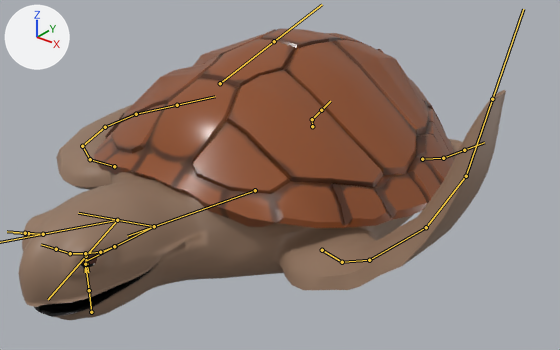
One commit to the FBX model Assets/Turtle/Turtle_animation.fbx: the scene before it, then after it.
The view is the same before and after, from a 50 mm lens placed at (9.99, -11.61, 7.8), pointed at (0.69, 0.02, 0.59). Every picture has the same lights, and +X, +Y and +Z are marked at upper left. Both versions are drawn at frame 80 of the action 'Armature|02_Turtle_Invitation'; the numbers are the values there. The bones that bend it are drawn over the model as lines.

In view in the first picture: 'Tortios'.
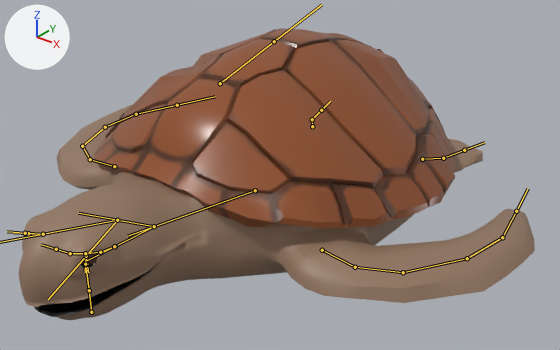
What differs and where, as boxes (x1, y1, x2, y2) in the pictures (560 x 350 px):
'Tortios', posed
    before: (18, 28, 506, 320)
    after: (18, 28, 535, 320)
bone 'L_arm_1', root to tip
    before: (322, 250) to (342, 262)
    after: (322, 250) to (355, 267)
bone 'L_arm_2', root to tip
    before: (342, 262) to (369, 260)
    after: (355, 267) to (403, 272)
bone 'L_arm_3', root to tip
    before: (369, 260) to (426, 227)
    after: (403, 272) to (467, 258)
bone 'L_arm_4', root to tip
    before: (426, 227) to (466, 176)
    after: (467, 258) to (502, 237)
bone 'L_arm_5', root to tip
    before: (466, 176) to (492, 99)
    after: (502, 237) to (516, 211)

Edits to the bpy script that builds the scene:
```text
Change bone_l_arm_1:
    where bone_l_arm_1 = bpy.data.objects['Armature'].pose.bones['L_arm_1']  # child of 'Root'
    bone_l_arm_1.rotation_quaternion: (0.974, 0.129, 0.04, -0.183) -> (1.0, 0.0, 0.0, 0.0)  # degrees (14, 7, -20) -> degrees (0, 0, 0)
Change bone_l_arm_2:
    where bone_l_arm_2 = bpy.data.objects['Armature'].pose.bones['L_arm_2']  # child of 'L_arm_1'
    bone_l_arm_2.rotation_quaternion: (0.974, 0.138, 0.012, -0.181) -> (1.0, 0.0, 0.0, 0.0)  # degrees (15, 4, -21) -> degrees (0, 0, 0)
Change bone_l_arm_3:
    where bone_l_arm_3 = bpy.data.objects['Armature'].pose.bones['L_arm_3']  # child of 'L_arm_2'
    bone_l_arm_3.rotation_quaternion: (0.974, 0.134, -0.015, -0.184) -> (1.0, 0.0, 0.0, 0.0)  # degrees (15, 1, -21) -> degrees (0, 0, 0)
Change bone_l_arm_4:
    where bone_l_arm_4 = bpy.data.objects['Armature'].pose.bones['L_arm_4']  # child of 'L_arm_3'
    bone_l_arm_4.rotation_quaternion: (0.974, 0.137, -0.014, -0.182) -> (1.0, 0.0, 0.0, 0.0)  # degrees (16, 1, -21) -> degrees (0, 0, 0)
Change bone_l_arm_5:
    where bone_l_arm_5 = bpy.data.objects['Armature'].pose.bones['L_arm_5']  # child of 'L_arm_4'
    bone_l_arm_5.rotation_quaternion: (0.974, 0.138, -0.009, -0.181) -> (1.0, 0.0, 0.0, 0.0)  # degrees (16, 2, -21) -> degrees (0, 0, 0)
```
